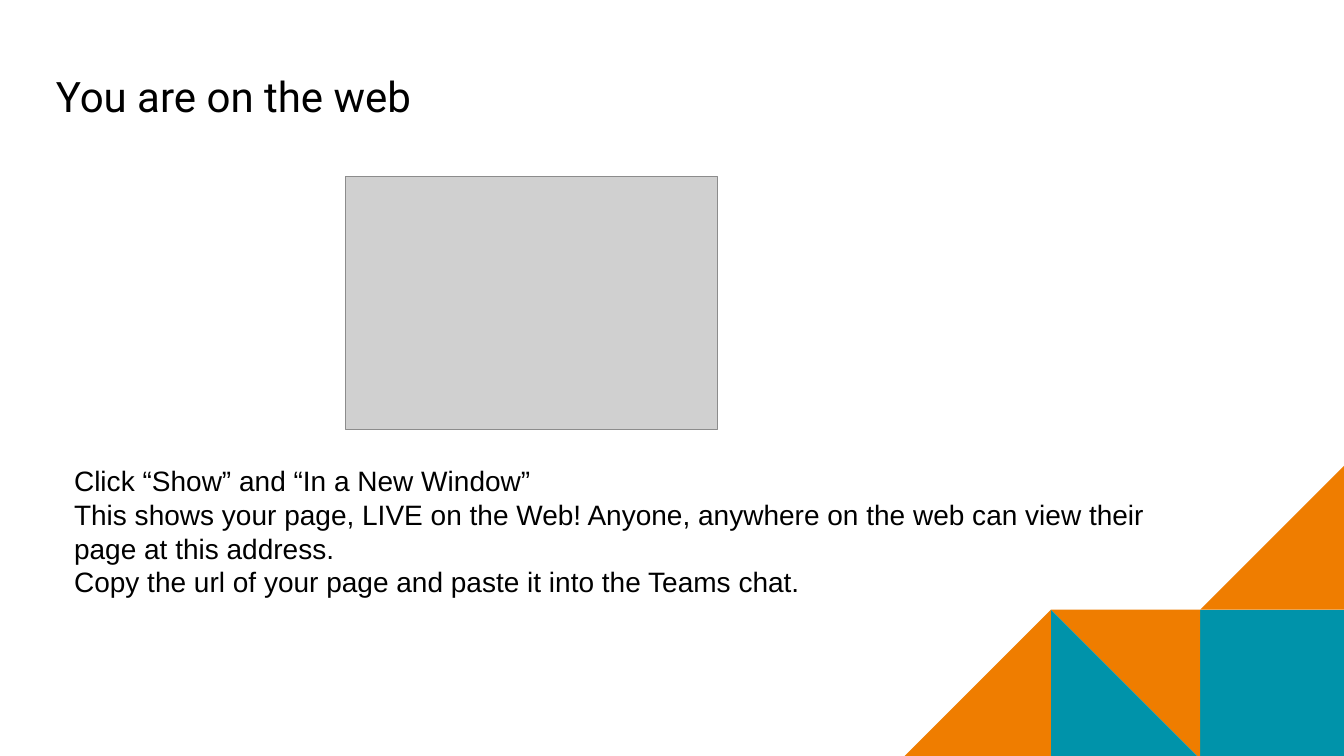
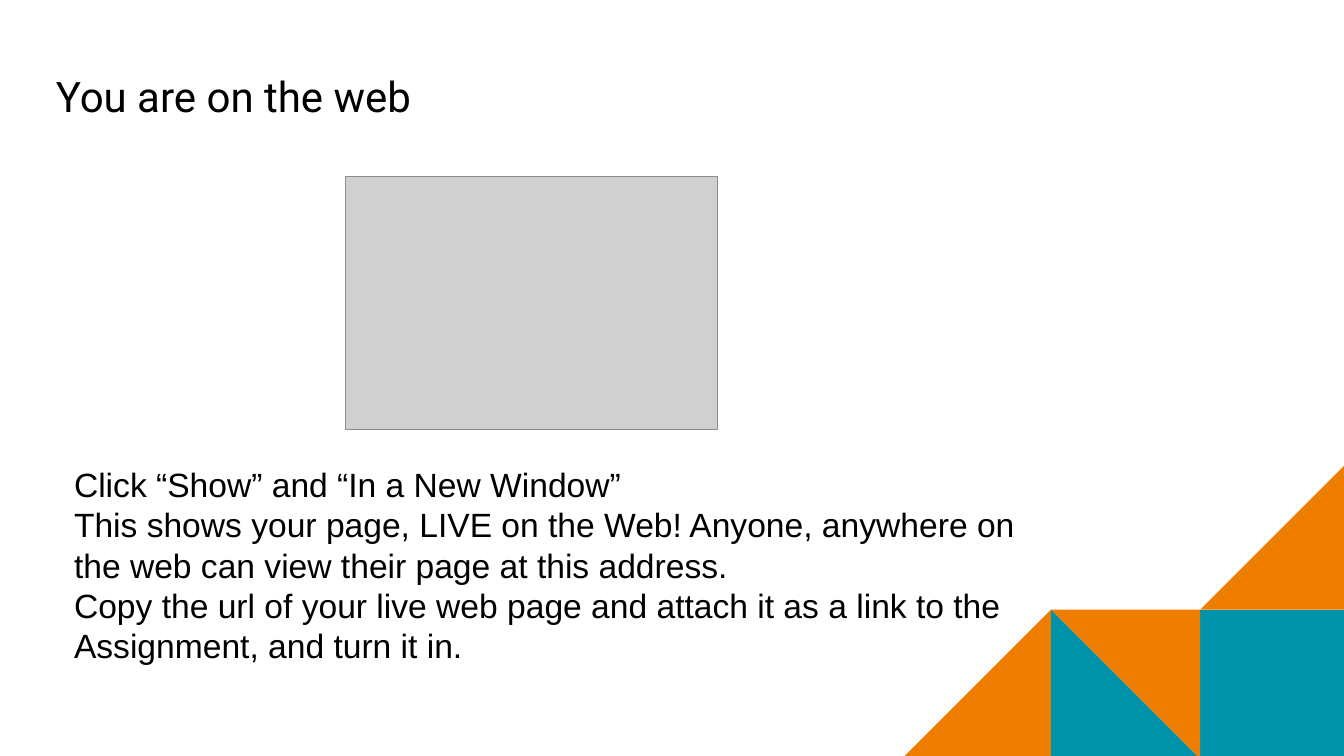
Before and after one commit to mr-eggleton/web-lit-core, a slide deck: slide 9 of final ppt/09-web-apps-and-build-with-glitch.pptx. Drawn at 1344x756 pixels with LibreOffice and Linux fonts; fonts in the diff are those of the drawing; grey boxes stand for pictures; background and template pictures are left out. Boxes give left, top, right and bottom in pixels: in the first picture for what was removed or moved away, otherwise in the second. Text is boxed around its words. In the diff, an @@ line names an element or a change of style, - is before the commit and + after.

```diff
--- a/final ppt/09-web-apps-and-build-with-glitch.pptx
+++ b/final ppt/09-web-apps-and-build-with-glitch.pptx
@@ text at (x1=74, y1=472, x2=1014, y2=585): size 20 to 24 pt in "Click “Show” and “In a New Window”", "This shows your page, LIVE on the ..." @@
@@ text at (x1=74, y1=593, x2=1000, y2=665): text changed; size 20 to 24 pt @@
-  Copy the url of your page and paste it into the Teams chat.
+  Copy the url of your live web page and attach it as a link to the Assignment, and turn it in.
```
Also in this commit, not shown: 3 other slides changed, 1 slide added, 17 other files.
